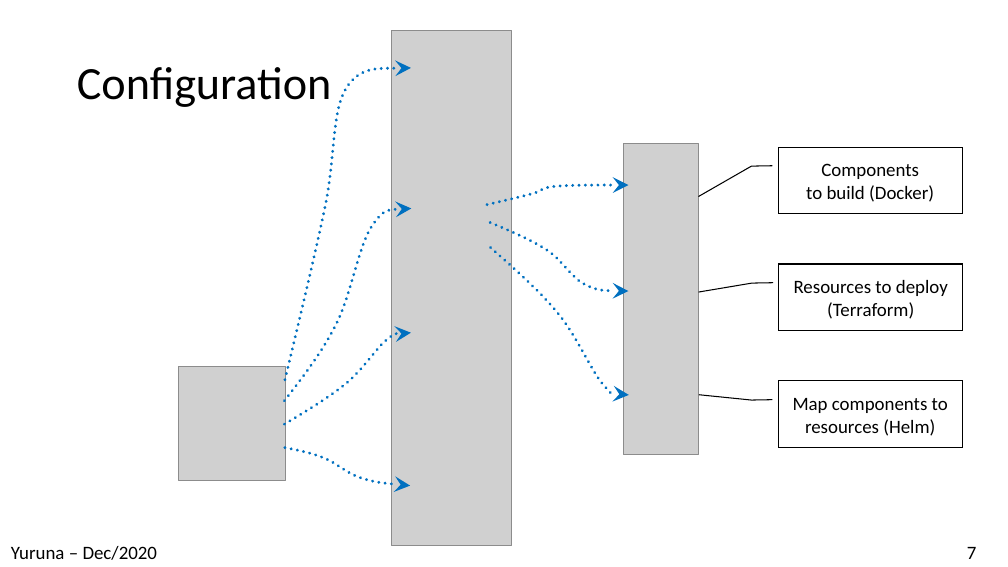
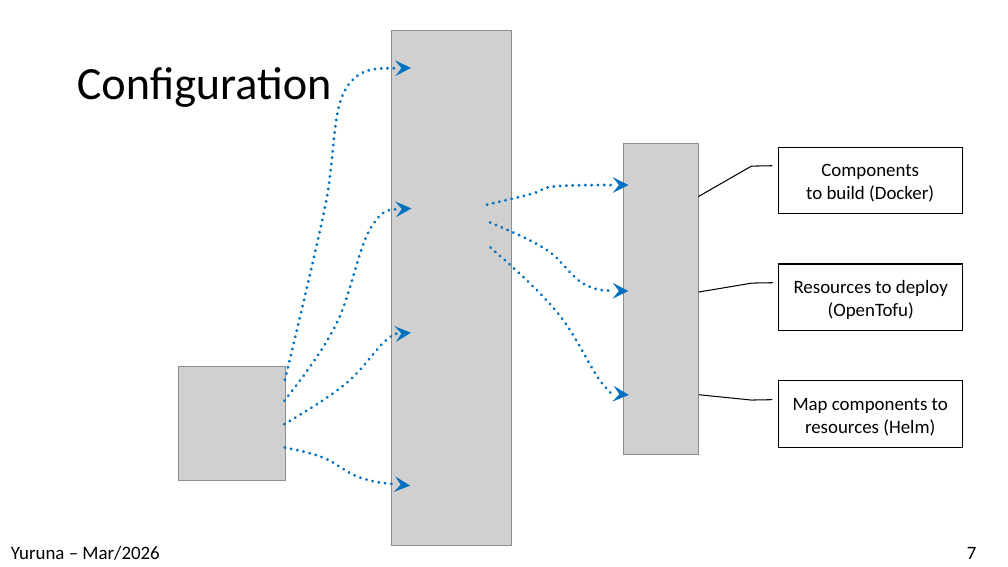
Before and after one commit to alissonsol/yuruna, a slide deck: slide 7 of docs/yuruna.pptx. Drawn at 1008x567 pixels with LibreOffice and Linux fonts; fonts in the diff are those of the drawing; grey boxes stand for pictures. Boxes give left, top, right and bottom in pixels: in the first picture for what was removed or moved away, otherwise in the second. Text is boxed around its words. In the diff, an @@ line names an element or a change of style, - is before the commit and + after.

```diff
--- a/docs/yuruna.pptx
+++ b/docs/yuruna.pptx
@@ text in border callout at [794,280,948,319]: text changed @@
-Resources to deploy (Terraform)
+Resources to deploy (OpenTofu)
@@ text at [11,546,159,560]: text changed @@
-Yuruna – Dec/2020
+Yuruna – Mar/2026
```
Also in this commit, not shown: 17 other slides changed, 7 other files.
